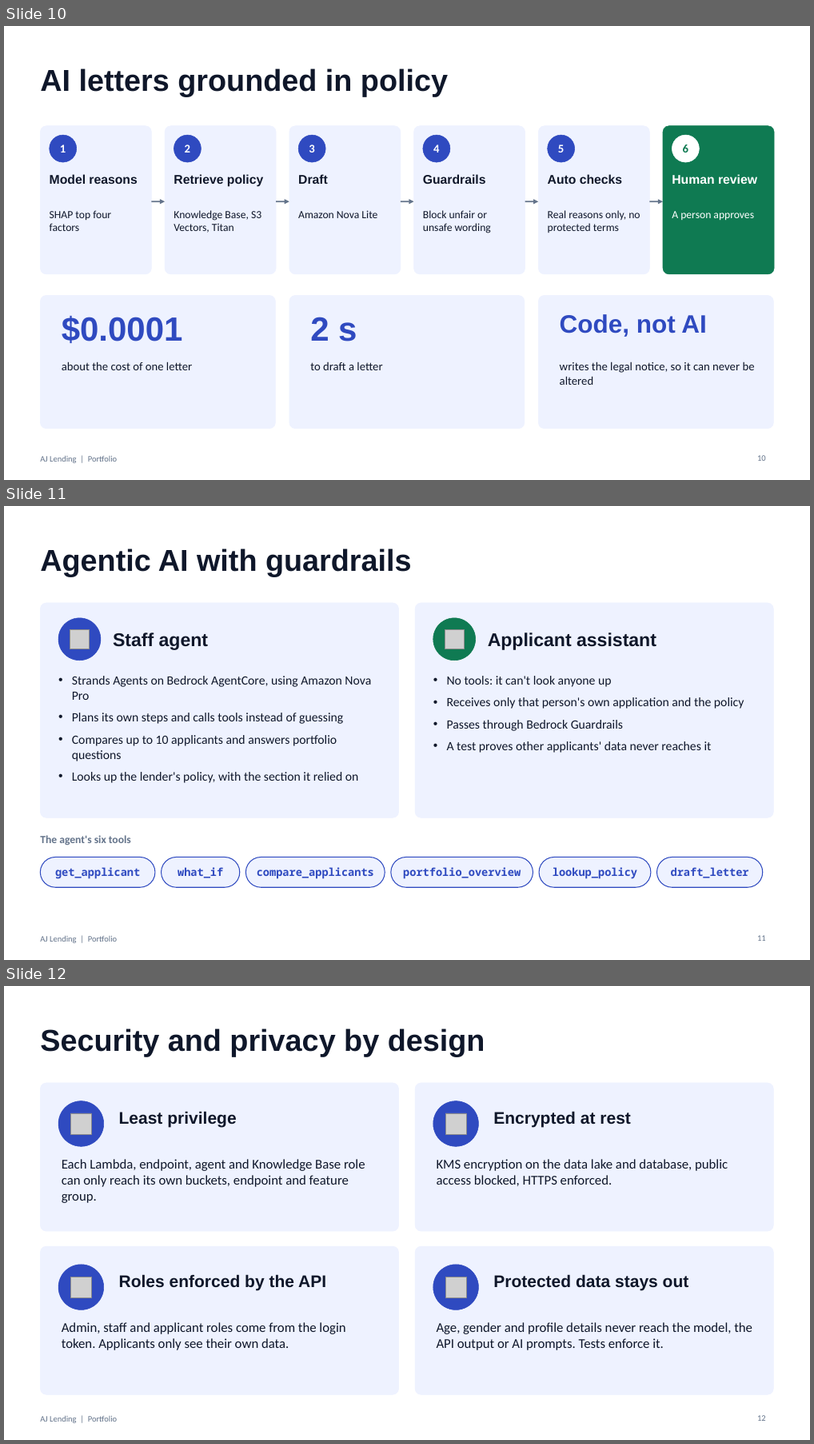
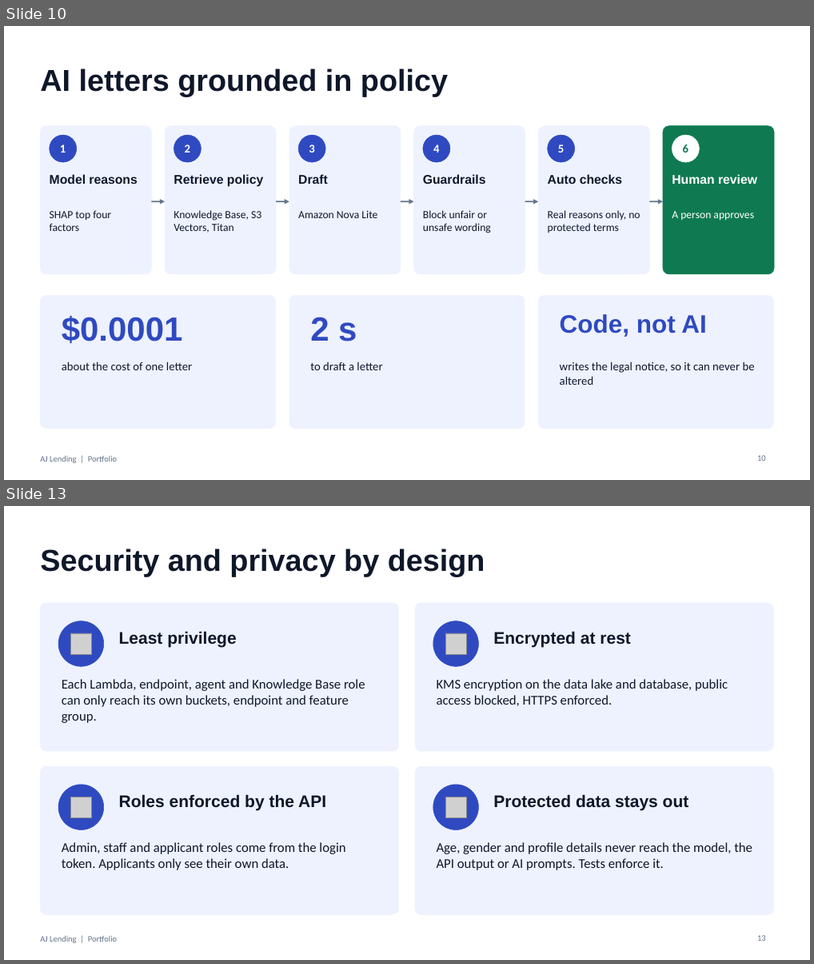
Before and after one commit to jyothsnaanne/AJ-Lending-showcase-, a slide deck: docs/AJ_Lending_Portfolio.pptx. Shown one above the other, each under a label of ours: slides 10, 11 and 12 before the commit, slides 10 and 13 after it; the slides between them are not shown. The pictures are 814x1444 and 814x964 pixels, drawn with LibreOffice and Linux fonts; fonts in the diff are those of the drawing; grey boxes stand for pictures. Boxes give left, top, right and bottom in pixels: in the first picture for what was removed or moved away, otherwise in the second. Text is boxed around its words. In the diff, an @@ line names an element or a change of style, - is before the commit and + after.

```diff
--- a/docs/AJ_Lending_Portfolio.pptx
+++ b/docs/AJ_Lending_Portfolio.pptx
@@ slide 11 removed at (4,506,810,960), background #FFFFFF; not listed: 1 template element that a slide beside it also shows @@
@@ title removed at (40,548,412,576) @@
-Agentic AI with guardrails
@@ rounded rectangle removed at (40,603,399,817) @@
@@ ellipse removed at (58,618,101,660) @@
@@ rounded rectangle removed at (415,603,774,817) @@
@@ ellipse removed at (434,618,476,660) @@
@@ picture removed at (70,629,90,648) @@
@@ text removed at (113,632,208,650) @@
-Staff agent
@@ picture removed at (445,629,464,648) @@
@@ text removed at (488,632,657,650) @@
-Applicant assistant
@@ text removed at (72,676,371,783) @@
-• Strands Agents on Bedrock AgentCore, using Amazon Nova Pro
-• Plans its own steps and calls tools instead of guessing
-• Compares up to 10 applicants and answers portfolio questions
-• Looks up the lender's policy, with the section it relied on
@@ text removed at (447,676,745,752) @@
-• No tools: it can't look anyone up
-• Receives only that person's own application and the policy
-• Passes through Bedrock Guardrails
-• A test proves other applicants' data never reaches it
@@ text removed at (40,835,131,845) @@
-The agent's six tools
@@ rounded rectangle removed at (40,857,155,887) @@
@@ rounded rectangle removed at (162,857,240,887) @@
@@ rounded rectangle removed at (246,857,385,887) @@
@@ rounded rectangle removed at (391,857,534,887) @@
@@ rounded rectangle removed at (539,857,651,887) @@
@@ rounded rectangle removed at (658,857,763,887) @@
@@ text removed at (55,867,140,879) @@
-get_applicant
@@ text removed at (178,867,223,878) @@
-what_if
@@ text removed at (257,867,374,879) @@
-compare_applicants
@@ text removed at (403,867,521,879) @@
-portfolio_overview
@@ text removed at (553,867,638,879) @@
-lookup_policy
@@ text removed at (671,867,750,878) @@
-draft_letter
@@ page number removed at (758,935,766,940) @@
-11
@@ what was slide 12 is now slide 13 @@
```
Also in this commit, not shown: 6 slides changed, 2 slides added, 1 other slide removed, 2 other files.
